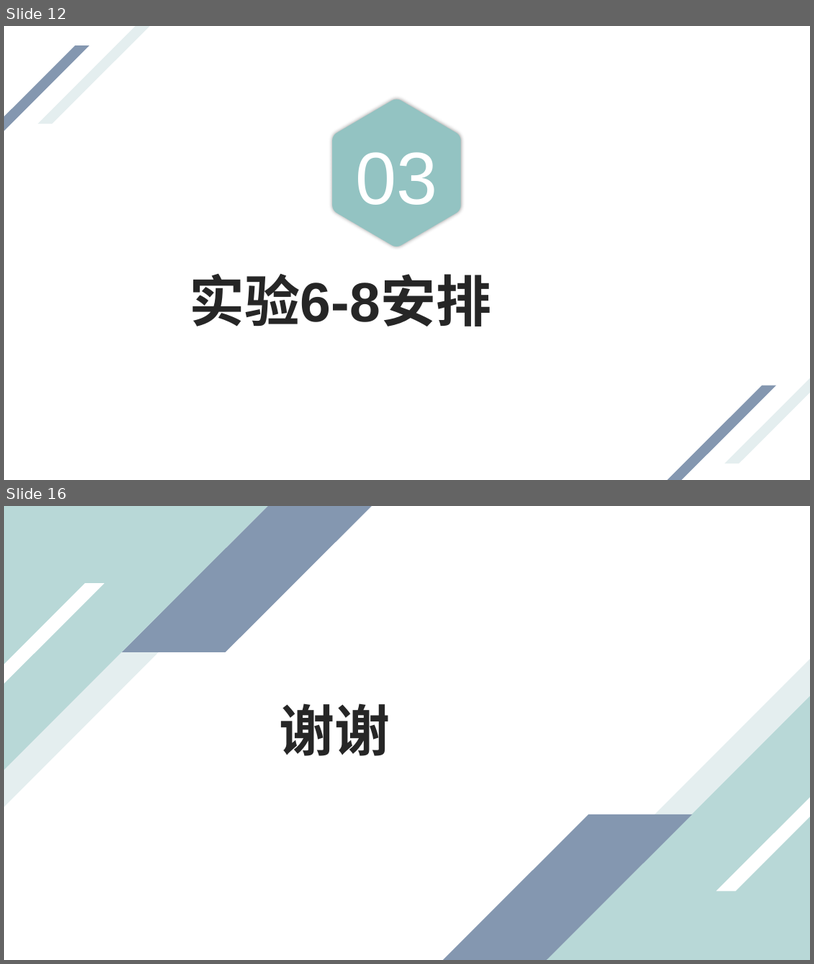
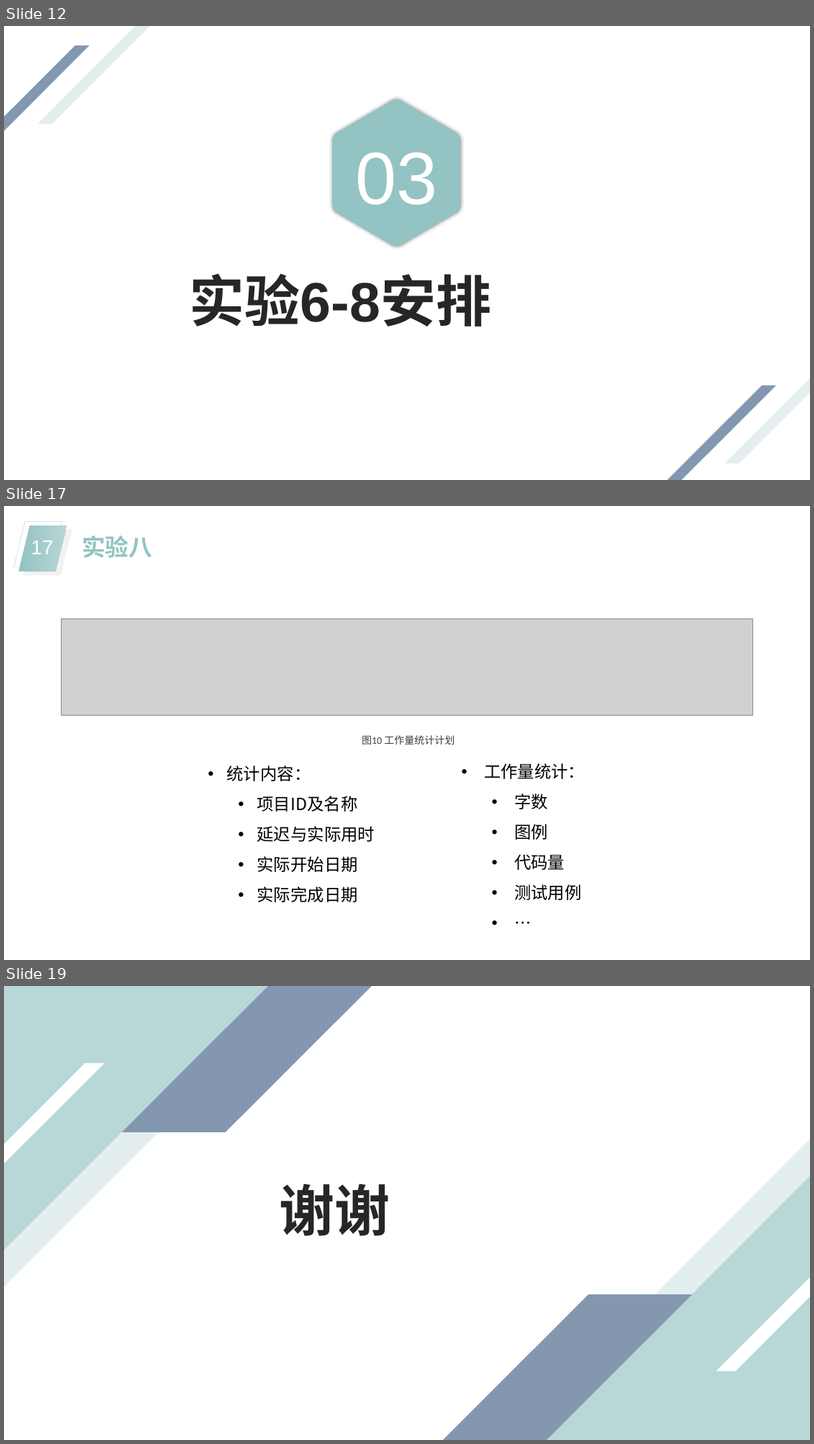
Before and after one commit to bhsei/20_F, a slide deck: 2-课堂汇报/第四周汇报_麦梓健.pptx. Shown one above the other, each under a label of ours: slides 12 and 16 before the commit, slides 12, 17 and 19 after it; the slides between them are not shown. The pictures are 814x964 and 814x1444 pixels, drawn with LibreOffice and Linux fonts; fonts in the diff are those of the drawing; grey boxes stand for pictures. Boxes give left, top, right and bottom in pixels: in the first picture for what was removed or moved away, otherwise in the second. Text is boxed around its words. In the diff, an @@ line names an element or a change of style, - is before the commit and + after.

```diff
--- a/2-课堂汇报/第四周汇报_麦梓健.pptx
+++ b/2-课堂汇报/第四周汇报_麦梓健.pptx
@@ slide 17 added at [4,506,810,960], background #FFFFFF @@
@@ parallelogram added at [13,521,62,567], outline #BAD7D7 0.25 pt @@
@@ parallelogram added at [18,525,67,572], fill gradient #93C3C2 to #B7D5D5 @@
@@ parallelogram added at [24,530,72,576], fill #F2F2F2 @@
@@ page number added at [31,541,54,554], 24 pt, text #FFFFFF @@
+17
@@ text added at [82,536,152,558], 28 pt, text #93C3C2, bold @@
+实验八
@@ picture added at [62,618,753,716] @@
@@ text added at [362,735,455,744], 12 pt, text #404040 @@
+图10 工作量统计计划
@@ text added at [484,763,585,900], 20 pt, text #000000 @@
+• 工作量统计：
+  • 字数
+  • 图例
+  • 代码量
+  • 测试用例
+  • …
@@ text added at [227,765,376,902], 20 pt, text #000000 @@
+• 统计内容：
+  • 项目ID及名称
+  • 延迟与实际用时
+  • 实际开始日期
+  • 实际完成日期
@@ what was slide 16 is now slide 19 @@
```
Also in this commit, not shown: 3 slides changed, 3 other slides added, 1 slide removed, 3 other files.
